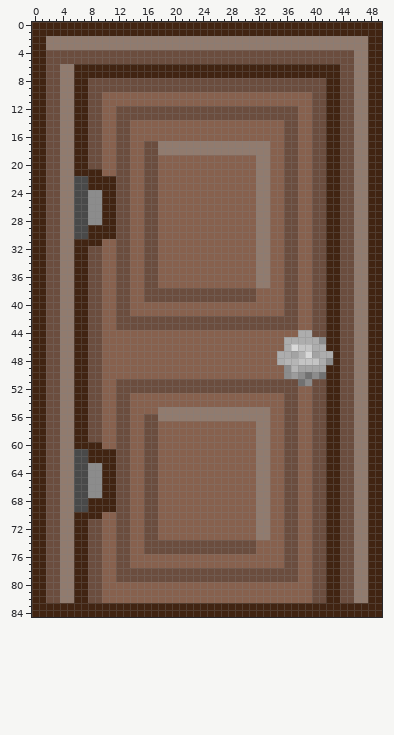
A sprite sheet gets an edit: Assets/Graphics/Background/Objects/door.png. The picture above was drawn from the file before the commit.
The file is 50x85 pixels. Colours within 5 levels of each other are drawn and written as one.
The result:
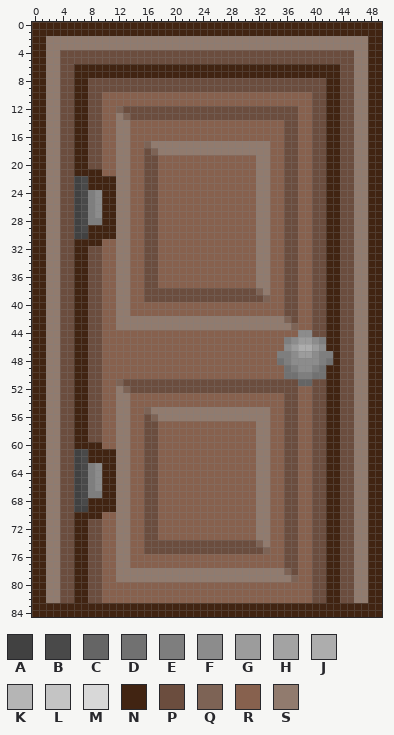
Palette (. is transparent): A #414141  B #494949  C #656565  D #717171  E #7e7e7e  F #8c8c8c  G #9c9c9c  H #a3a3a3  J #adadad  K #b5b5b5  L #c4c4c4  M #d8d8d8  N #412412  P #6b4d3e  Q #7d6355  R #87614e  S #917b6e
What changed:
y 4..5: x 2..3 PP -> SS
y 6..11: x 2..5 PPSS -> SSPP
y 12: x 2..5 PPSS -> SSPP; x 12 P -> Q
y 13: x 2..5 PPSS -> SSPP; x 12..13 PP -> SQ
y 14..16: x 2..5 PPSS -> SSPP; x 12..13 PP -> SS
y 17: x 2..5 PPSS -> SSPP; x 12..13 PP -> SS; x 16..17 PP -> QS
y 18: x 2..5 PPSS -> SSPP; x 12..13 PP -> SS; x 17 P -> Q
y 19..21: x 2..5 PPSS -> SSPP; x 12..13 PP -> SS
y 22..23: x 2..6 PPSSB -> SSPPA; x 12..13 PP -> SS
y 24..27: x 2..6 PPSSB -> SSPPA; x 8 F -> E; x 12..13 PP -> SS
y 28: x 2..6 PPSSB -> SSPPA; x 8..9 FF -> EE; x 12..13 PP -> SS
y 29: x 2..6 PPSSB -> SSPPA; x 12..13 PP -> SS
y 30: x 2..7 PPSSBB -> SSPPAA; x 12..13 PP -> SS
y 31..37: x 2..5 PPSS -> SSPP; x 12..13 PP -> SS
y 38: x 2..5 PPSS -> SSPP; x 12..13 PP -> SS; x 32..33 RR -> QS
y 39: x 2..5 PPSS -> SSPP; x 12..13 PP -> SS; x 32..33 RR -> PQ
y 40..41: x 2..5 PPSS -> SSPP; x 12..13 PP -> SS
y 42: x 2..5 PPSS -> SSPP; x 12..36 PPPPPPPPPPPPPPPPPPPPPPPPP -> SSSSSSSSSSSSSSSSSSSSSSSSQ
y 43: x 2..5 PPSS -> SSPP; x 12..37 PPPPPPPPPPPPPPPPPPPPPPPPPP -> SSSSSSSSSSSSSSSSSSSSSSSSSQ
y 44: x 2..5 PPSS -> SSPP; x 38..39 JJ -> FF
y 45: x 2..5 PPSS -> SSPP; x 36..41 JJJJJF -> EFGGFE
y 46: x 2..5 PPSS -> SSPP; x 36..41 JMLLJJ -> FGJJGF
y 47: x 2..5 PPSS -> SSPP; x 35..42 JJHKMHJJ -> EEFGGFEE
y 48: x 2..5 PPSS -> SSPP; x 35..42 JKKLLLJF -> DEFFFFED
y 49: x 2..5 PPSS -> SSPP; x 36..41 FKHHHH -> DEFFED
y 50: x 2..5 PPSS -> SSPP; x 36..40 FGFDF -> DDEED
y 51: x 2..5 PPSS -> SSPP; x 12 P -> Q; x 38..39 DF -> CC
y 52: x 2..5 PPSS -> SSPP; x 12..13 PP -> SQ
y 53..54: x 2..5 PPSS -> SSPP; x 12..13 PP -> SS
y 55: x 2..5 PPSS -> SSPP; x 12..13 PP -> SS; x 16..17 RR -> QS
y 56: x 2..5 PPSS -> SSPP; x 12..13 PP -> SS; x 17 P -> Q
y 57..60: x 2..5 PPSS -> SSPP; x 12..13 PP -> SS
y 61..62: x 2..6 PPSSB -> SSPPA; x 12..13 PP -> SS
y 63..66: x 2..6 PPSSB -> SSPPA; x 8 F -> E; x 12..13 PP -> SS
y 67: x 2..6 PPSSB -> SSPPA; x 8..9 FF -> EE; x 12..13 PP -> SS
y 68: x 2..6 PPSSB -> SSPPA; x 12..13 PP -> SS
y 69: x 2..7 PPSSBB -> SSPPAA; x 12..13 PP -> SS
y 70..73: x 2..5 PPSS -> SSPP; x 12..13 PP -> SS
y 74: x 2..5 PPSS -> SSPP; x 12..13 PP -> SS; x 32..33 RR -> QS
y 75: x 2..5 PPSS -> SSPP; x 12..13 PP -> SS; x 32..33 RR -> PQ
y 76..77: x 2..5 PPSS -> SSPP; x 12..13 PP -> SS
y 78: x 2..5 PPSS -> SSPP; x 12..36 PPPPPPPPPPPPPPPPPPPPPPPPP -> SSSSSSSSSSSSSSSSSSSSSSSSQ
y 79: x 2..5 PPSS -> SSPP; x 12..37 PPPPPPPPPPPPPPPPPPPPPPPPPP -> SSSSSSSSSSSSSSSSSSSSSSSSSQ
y 80..82: x 2..5 PPSS -> SSPP
Changed places in both pictures, as pixel boxes (x1, y1, x2, y2):
changed: (46, 50, 333, 603)
